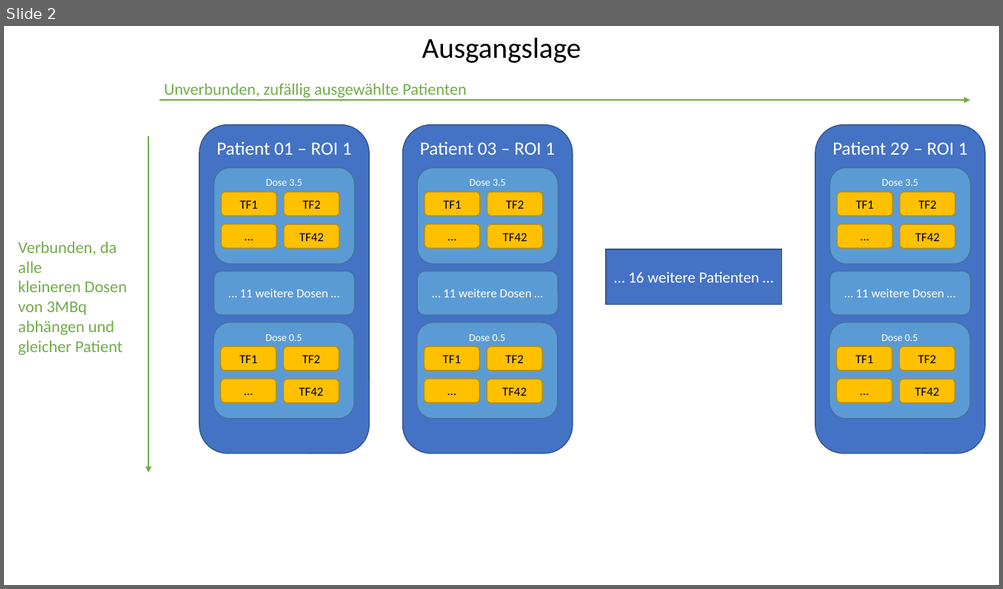
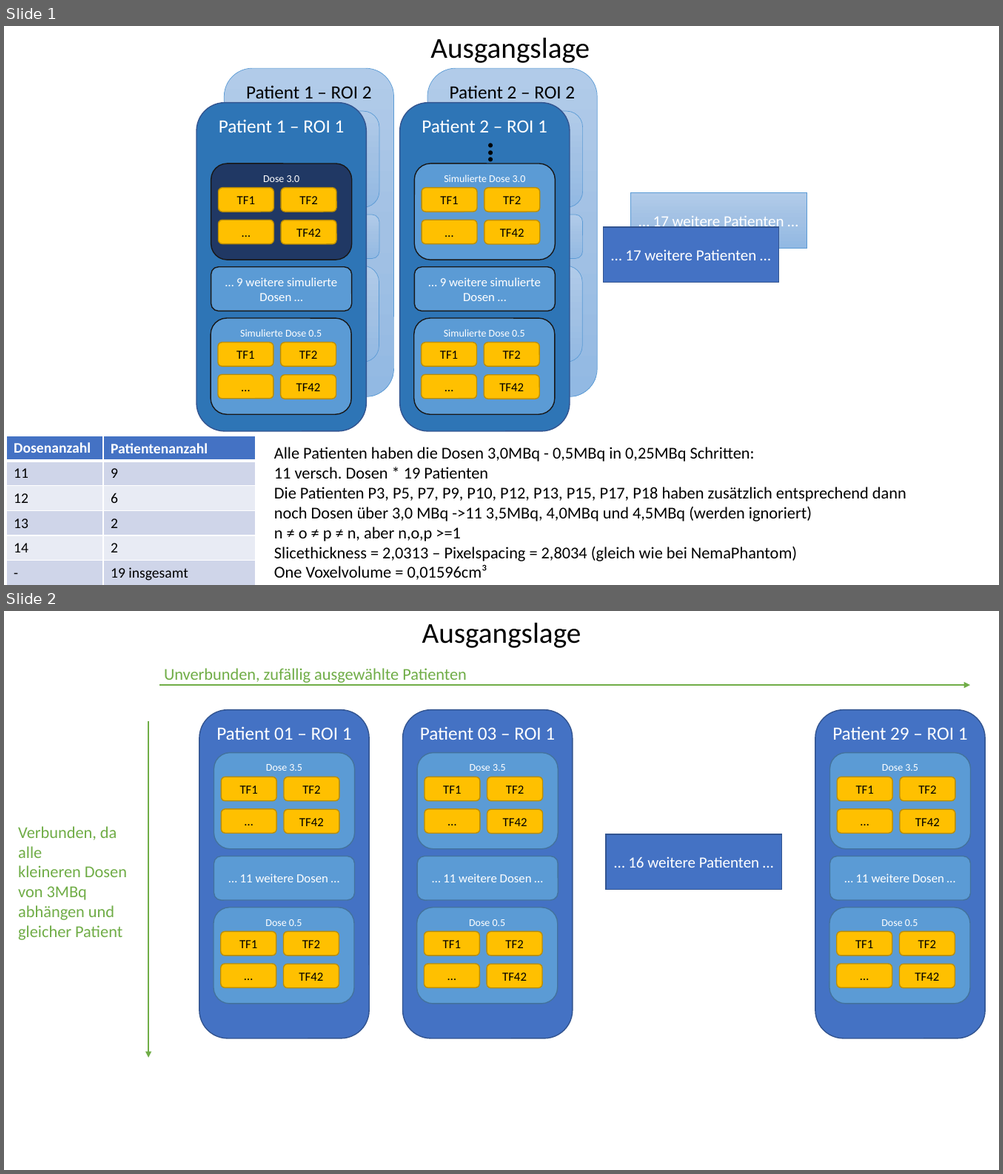
Before and after one commit to thomaskuestner/TAToolbox, a slide deck: Matthias/02-Patients3MBq/Was_wird_wie_getestet.pptx. Shown one above the other, each under a label of ours: slide 2 before the commit, slides 1 and 2 after it. The pictures are 1003x589 and 1003x1174 pixels, drawn with LibreOffice and Linux fonts; fonts in the diff are those of the drawing. Boxes give left, top, right and bottom in pixels: in the first picture for what was removed or moved away, otherwise in the second. Text is boxed around its words. In the diff, an @@ line names an element or a change of style, - is before the commit and + after.

```diff
--- a/Matthias/02-Patients3MBq/Was_wird_wie_getestet.pptx
+++ b/Matthias/02-Patients3MBq/Was_wird_wie_getestet.pptx
@@ slide 1 added at <box>4,26,999,585</box>, background #FFFFFF @@
@@ text added at <box>430,37,589,63</box>, 28 pt, text #000000 @@
+Ausgangslage
@@ text added at <box>478,132,495,148</box>, 36 pt, text #000000 @@
+.
@@ text added at <box>478,124,495,141</box>, 36 pt, text #000000 @@
+.
@@ text added at <box>478,138,495,155</box>, 36 pt, text #000000 @@
+.
@@ group added at <box>196,68,806,432</box>: 32 rounded rectangles, 2 rectangles @@
+… 17 weitere Patienten …
+Patient 1 – ROI 2
+… 5 weitere Dosen …
+Dose 3.5
+Dose 0.5
+Patient 2 – ROI 2
+… 5 weitere Dosen …
+Dose 3.5
+Dose 0.5
+… 17 weitere Patienten …
+Patient 1 – ROI 1
+… 9 weitere simulierte Dosen …
+Dose 3.0
+TF1
+TF2
+…
+TF42
+Simulierte Dose 0.5
+TF1
+TF2
+…
+TF42
+Patient 2 – ROI 1
+… 9 weitere simulierte Dosen …
+Simulierte Dose 3.0
+TF1
+TF2
+…
+TF42
+Simulierte Dose 0.5
+TF1
+TF2
+…
+TF42
@@ table added at <box>6,437,256,585</box>, 6 rows, 2 columns @@
+Dosenanzahl | Patientenanzahl
+11 | 9
+12 | 6
+13 | 2
+14 | 2
+- | 19 insgesamt
@@ text added at <box>274,447,906,580</box>, 16 pt, text #000000 @@
+Alle Patienten haben die Dosen 3,0MBq - 0,5MBq in 0,25MBq Schritten:
+11 versch. Dosen * 19 Patienten
+Die Patienten P3, P5, P7, P9, P10, P12, P13, P15, P17, P18 haben zusätzlich entsprechend dann noch Dosen über 3,0 MBq ->11 3,5MBq, 4,0MBq und 4,5MBq (werden ignoriert)
+n ≠ o ≠ p ≠ n, aber n,o,p >=1
+Slicethickness = 2,0313 – Pixelspacing = 2,8034 (gleich wie bei NemaPhantom)
+One Voxelvolume = 0,01596cm³
```
Also in this commit, not shown: 2 slides changed, 7 other files.
